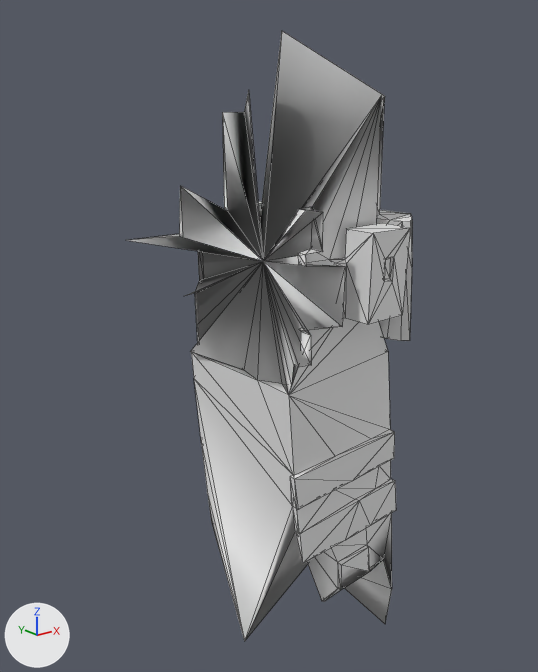
An edit to the OBJ model src/main/resources/assets/kn8/meshes/narumi/leg_right.obj, drawn before and after from the same camera.
Rendered twice from a 50 mm lens placed at (-0.462, -0.658, 1.04), pointed at (0.074, 0.012, 0.772). The axes (+X, +Y, +Z) are drawn at lower left. The lights are the same throughout. The picture after the commit comes second. Mesh edges are drawn as thin lines. Where no turn or scale is listed for an object, it has been applied to the vertices. Vertices at exactly the same position are counted once.

In view in the first picture: 'leg_right'.
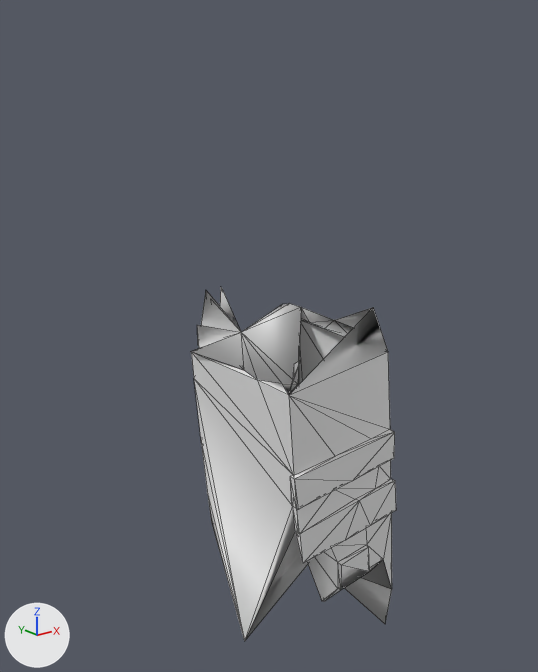
Changed parts and their boxes [x1, y1, x2, y2] in the pictures (538 x 672 px; the box of a moved part takes in the faces that stretch with it):
'leg_right', reshaped (28% narrower, 42% shorter): before [128, 31, 412, 641]; after [191, 287, 396, 641]
part 1 of me_leg_right, cut back: before [128, 31, 412, 395]; after [191, 287, 373, 386]
part 2 of me_leg_right, moved or reshaped: [361, 560, 392, 589] in both

The change, as a diff of the scene's bpy script:
```diff
--- a/src/main/resources/assets/kn8/meshes/narumi/leg_right.obj.py
+++ b/src/main/resources/assets/kn8/meshes/narumi/leg_right.obj.py
@@ me_leg_right @@
 # used by ob_leg_right; location = (0.0, 0.0, 0.0)
 # verts and faces of me_leg_right; kept vertices keep their numbers, new ones are numbered from 256
 # before: 169 (0.18, -0.087, 0.619), 170 (0.201, 0.056, 0.348), 174 (0.188, -0.104, 0.429) at pixel (391, 589), 181 (0.167, -0.105, 0.484) at pixel (383, 559), 194 (0.148, 0.086, 0.478)
 # before: 215 (0.081, 0.087, 0.474), 255 (0.116, -0.026, 0.464)
-me_leg_right.from_pydata(...)  # 256 vertices, 512 faces; spans x -0.051..0.201, y -0.15..0.137, z 0.337..1.122
+me_leg_right.from_pydata(...)  # 123 vertices, 237 faces; spans x 0.0..0.201, y -0.11..0.089, z 0.337..0.824
+# me_leg_right part 1
+# 136 vertices are removed from x -0.051..0.191, y -0.15..0.137, z 0.781..1.122
+# 305 faces are deleted
+# 3 vertices are added at (0.014, -0.104, 0.768), (0.06, 0.048, 0.771), (0.144, -0.082, 0.786)
+# 30 new faces join them
+# me_leg_right part 2
+delete_faces([(169, 255, 170), (194, 215, 255), (174, 255, 181)])
+faces += [(169, 170, 255), (194, 255, 215), (174, 181, 255)]
```
